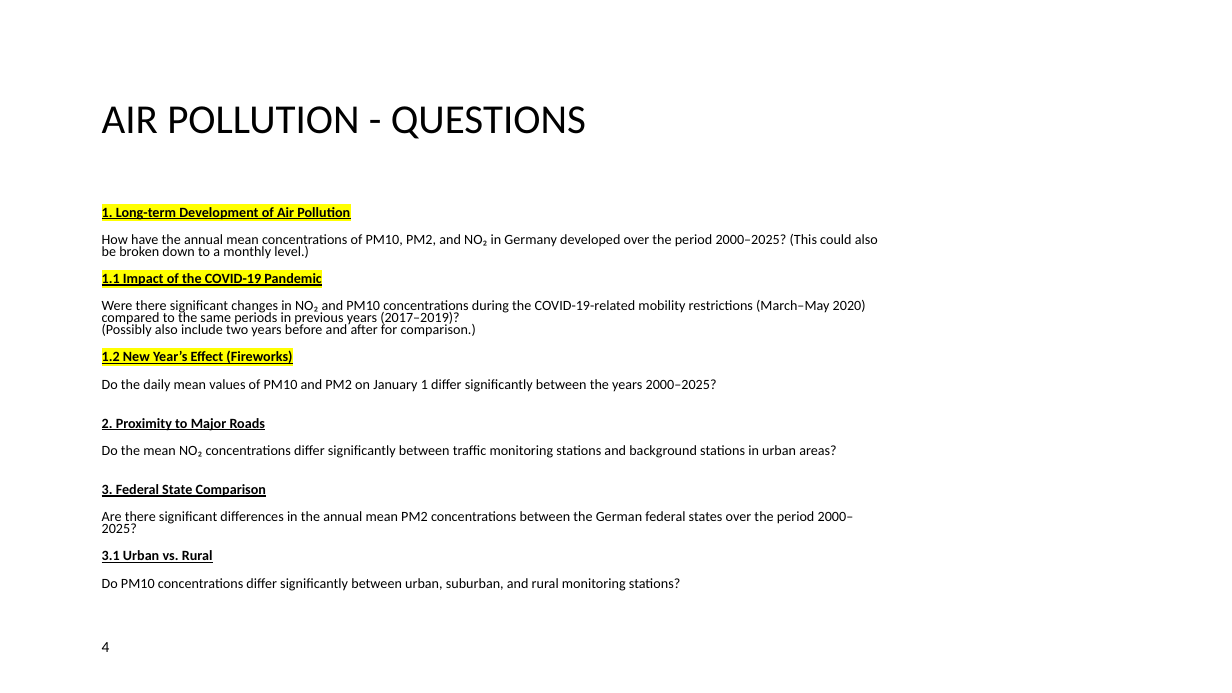
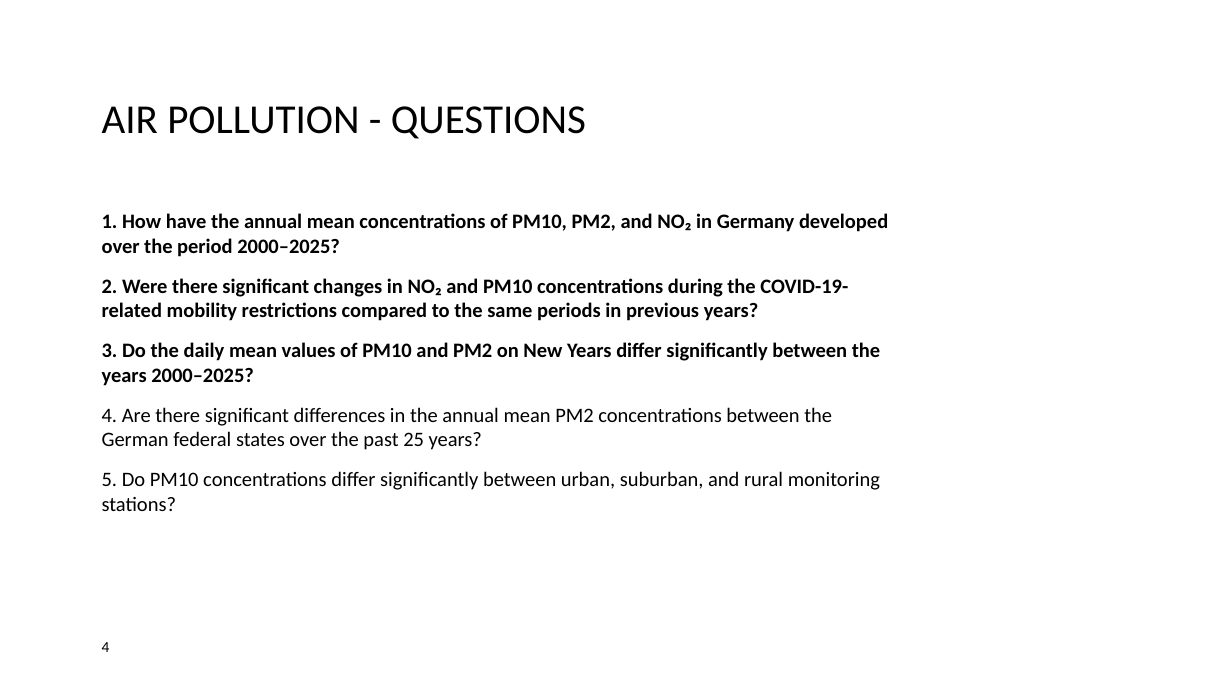
Before and after one commit to lennartklose96/DataScienceProject, a slide deck: slide 4 of Data-Science-Project.pptx. Drawn at 1232x693 pixels with LibreOffice and Linux fonts; fonts in the diff are those of the drawing; background and template pictures are left out. Boxes give left, top, right and bottom in pixels: in the first picture for what was removed or moved away, otherwise in the second. Text is boxed around its words. In the diff, an @@ line names an element or a change of style, - is before the commit and + after.

Commit message:
Powerpoint update

```diff
--- a/Data-Science-Project.pptx
+++ b/Data-Science-Project.pptx
@@ text at [102,213,888,511]: text changed; size 11 to 16 pt; bold on @@
-1. Long-term Development of Air Pollution
-How have the annual mean concentrations of PM10, PM2, and NO₂ in Germany developed over the period 2000–2025? (This could also be broken down to a monthly level.)
-1.1 Impact of the COVID-19 Pandemic
-Were there significant changes in NO₂ and PM10 concentrations during the COVID-19-related mobility restrictions (March–May 2020) compared to the same periods in previous years (2017–2019)?
-(Possibly also include two years before and after for comparison.)
-1.2 New Year’s Effect (Fireworks)
-Do the daily mean values of PM10 and PM2 on January 1 differ significantly between the years 2000–2025?
-2. Proximity to Major Roads
-Do the mean NO₂ concentrations differ significantly between traffic monitoring stations and background stations in urban areas?
-3. Federal State Comparison
-Are there significant differences in the annual mean PM2 concentrations between the German federal states over the period 2000–2025?
-3.1 Urban vs. Rural
-Do PM10 concentrations differ significantly between urban, suburban, and rural monitoring stations?
+1. How have the annual mean concentrations of PM10, PM2, and NO₂ in Germany developed over the period 2000–2025?
+2. Were there significant changes in NO₂ and PM10 concentrations during the COVID-19-related mobility restrictions compared to the same periods in previous years?
+3. Do the daily mean values of PM10 and PM2 on New Years differ significantly between the years 2000–2025?
+4. Are there significant differences in the annual mean PM2 concentrations between the German federal states over the past 25 years?
+5. Do PM10 concentrations differ significantly between urban, suburban, and rural monitoring stations?
```
Also in this commit, not shown: 6 other slides changed, 5 slides added, 2 slides removed.
